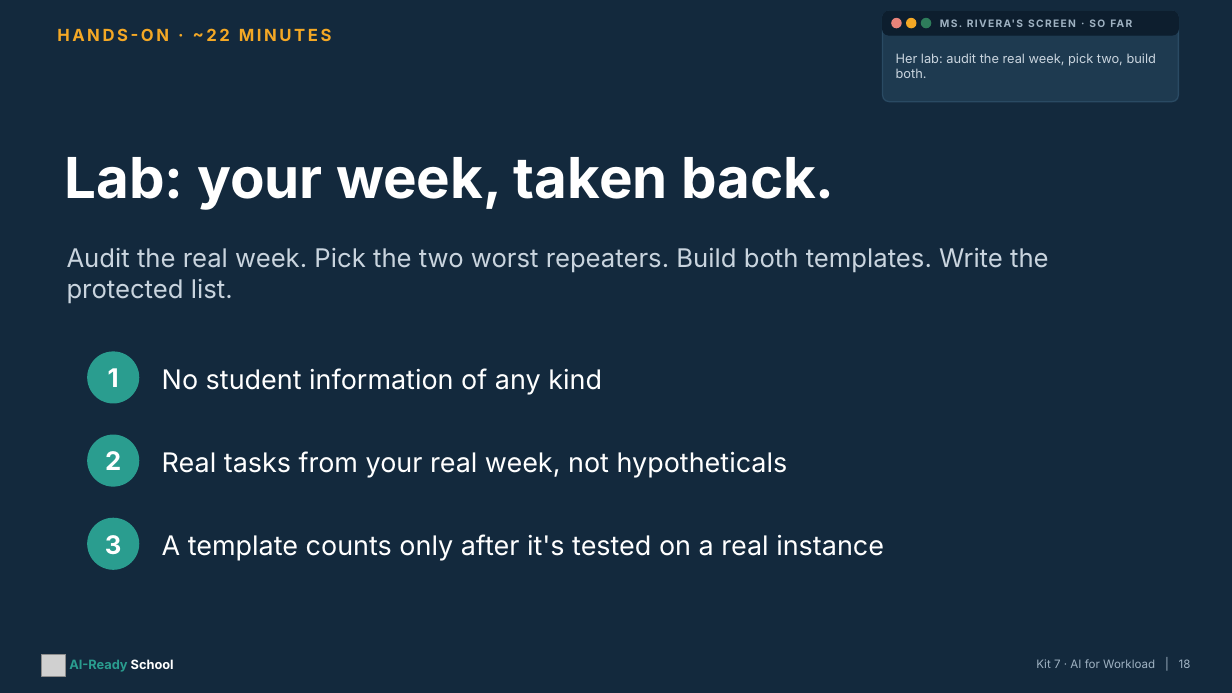
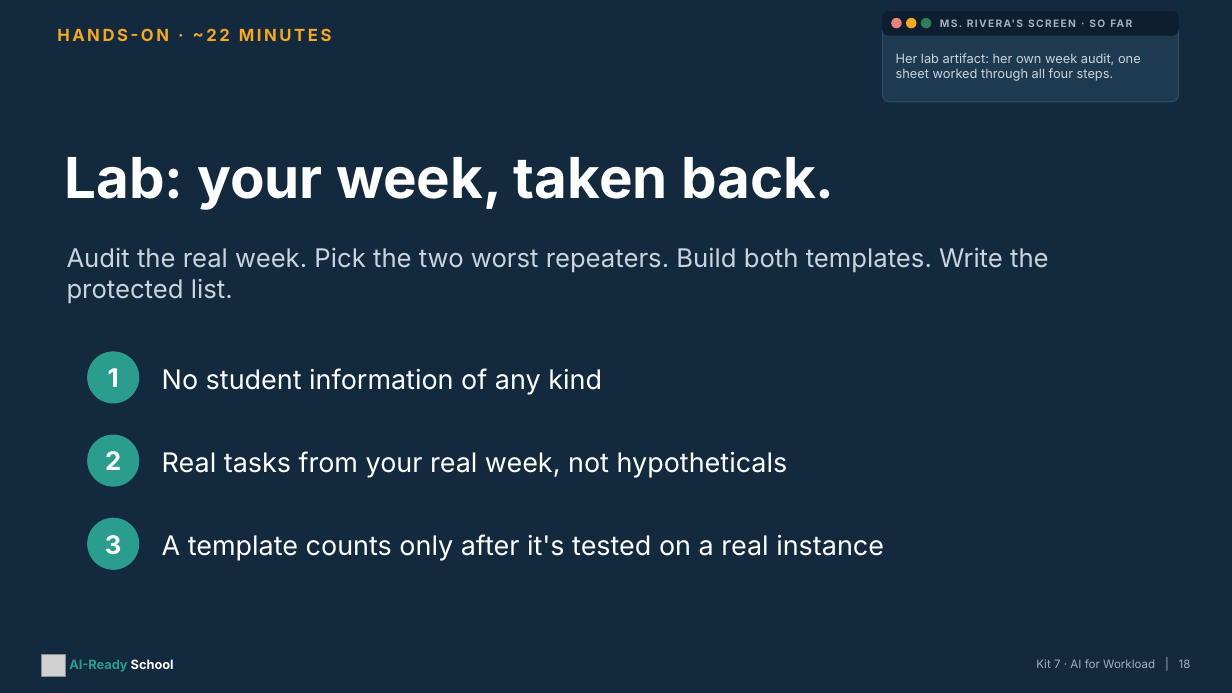
Before and after one commit to aspinozzi1/Ai-School-Ready, a slide deck: slide 18 of kits/kit07/Kit07_PresentationDeck.pptx. Drawn at 1232x693 pixels with LibreOffice and Linux fonts; fonts in the diff are those of the drawing; grey boxes stand for pictures. Boxes give left, top, right and bottom in pixels: in the first picture for what was removed or moved away, otherwise in the second. Text is boxed around its words. In the diff, an @@ line names an element or a change of style, - is before the commit and + after.

```diff
--- a/kits/kit07/Kit07_PresentationDeck.pptx
+++ b/kits/kit07/Kit07_PresentationDeck.pptx
@@ text at bbox=[896, 53, 1141, 81]: text changed @@
-Her lab: audit the real week, pick two, build both.
+Her lab artifact: her own week audit, one sheet worked through all four steps.
```
Also in this commit, not shown: 5 other slides changed, 11 other files.
